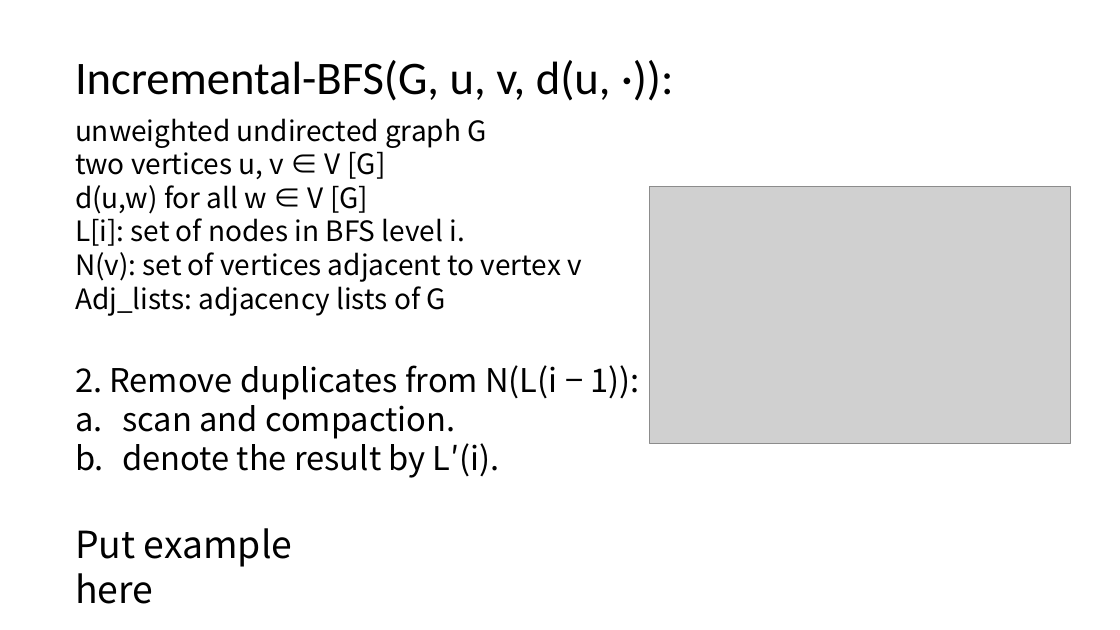
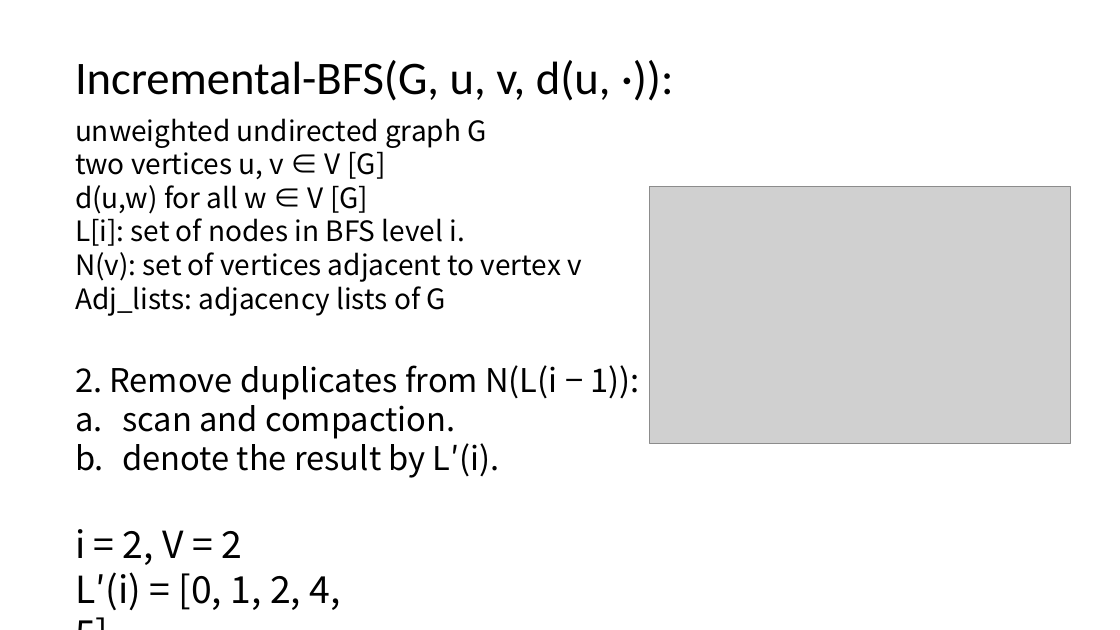
Before and after one commit to KSDeng/CS5234_miniproject, a slide deck: slide 21 of slide.pptx. Drawn at 1120x630 pixels with LibreOffice and Linux fonts; fonts in the diff are those of the drawing; grey boxes stand for pictures. Boxes give left, top, right and bottom in pixels: in the first picture for what was removed or moved away, otherwise in the second. Text is boxed around its words. In the diff, an @@ line names an element or a change of style, - is before the commit and + after.

```diff
--- a/slide.pptx
+++ b/slide.pptx
@@ text at (x1=75, y1=529, x2=341, y2=610): text changed @@
-Put example here
+i = 2, V = 2
+L′(i) = [0, 1, 2, 4, 5]
```
Also in this commit, not shown: 9 other slides changed, 3 other files.
